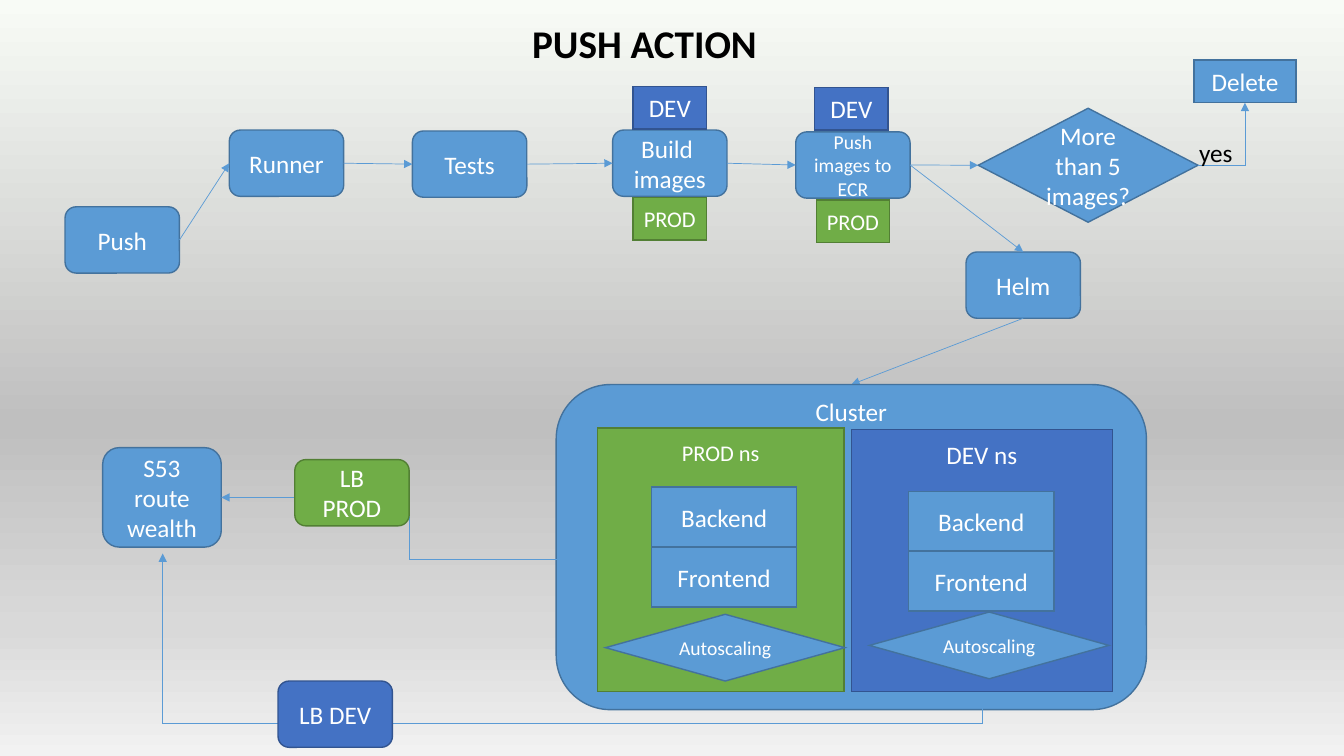
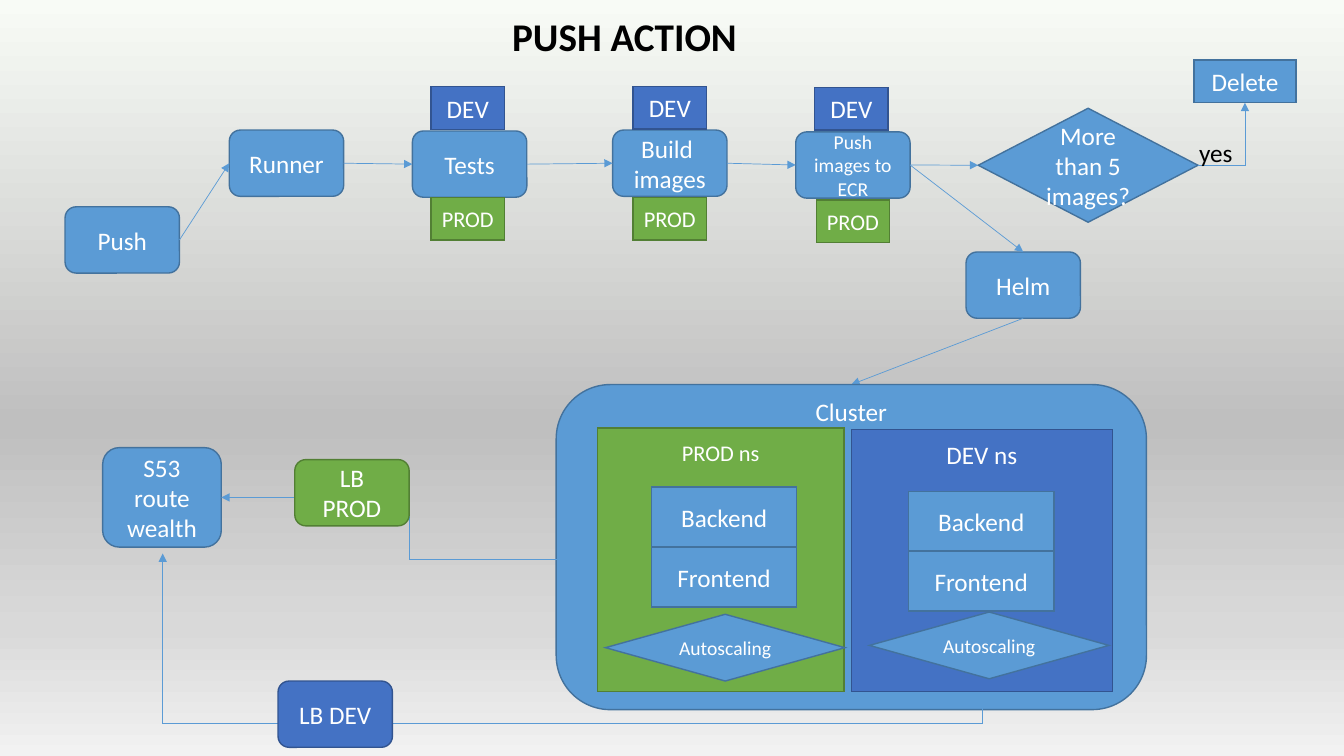
Before and after one commit to runalsh/epam-devops-aws, a slide deck: slide 8 of pres.pptx. Drawn at 1344x756 pixels with LibreOffice and Linux fonts; fonts in the diff are those of the drawing. Boxes give left, top, right and bottom in pixels: in the first picture for what was removed or moved away, otherwise in the second. Text is boxed around its words. In the diff, an @@ line names an element or a change of style, - is before the commit and + after.

```diff
--- a/pres.pptx
+++ b/pres.pptx
@@ text "PUSH ACTION": place and size @@
-text "PUSH ACTION" at <box>532,32,757,59</box>
+text "PUSH ACTION" at <box>512,25,737,52</box>
@@ rectangle added at <box>432,87,505,129</box>, fill #4472C4, outline #325491 1 pt, 18 pt, text #FFFFFF @@
+DEV
@@ rectangle added at <box>432,198,505,240</box>, fill #70AD47, outline #538035 1 pt, 16 pt, text #FFFFFF @@
+PROD
```
Also in this commit, not shown: 2 other slides changed, 1 other file.
